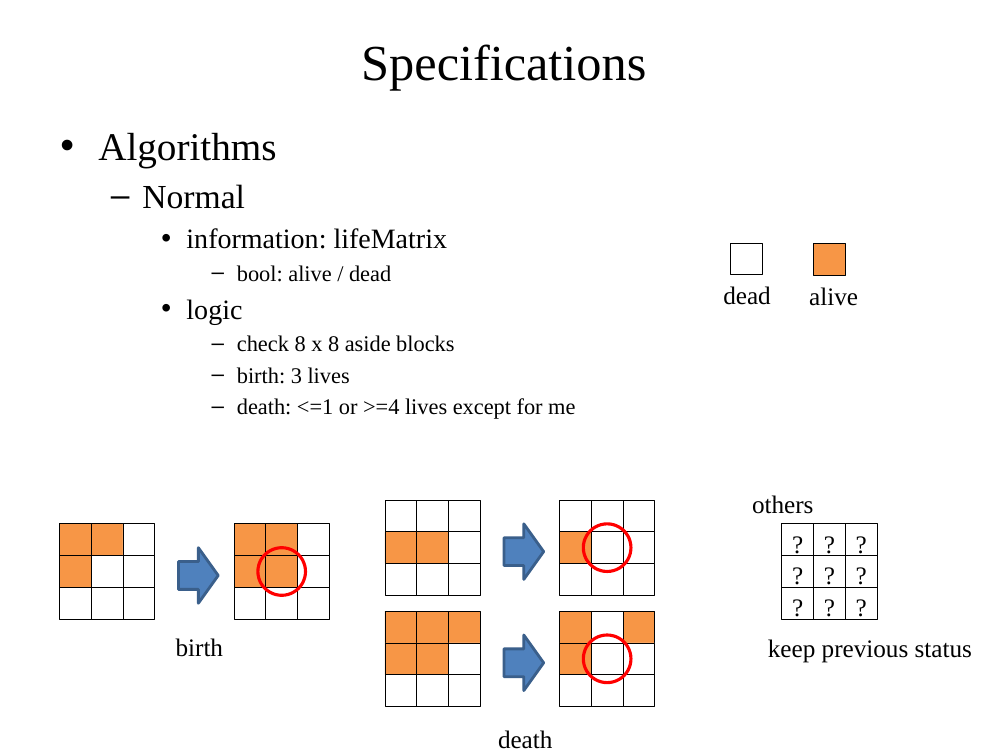
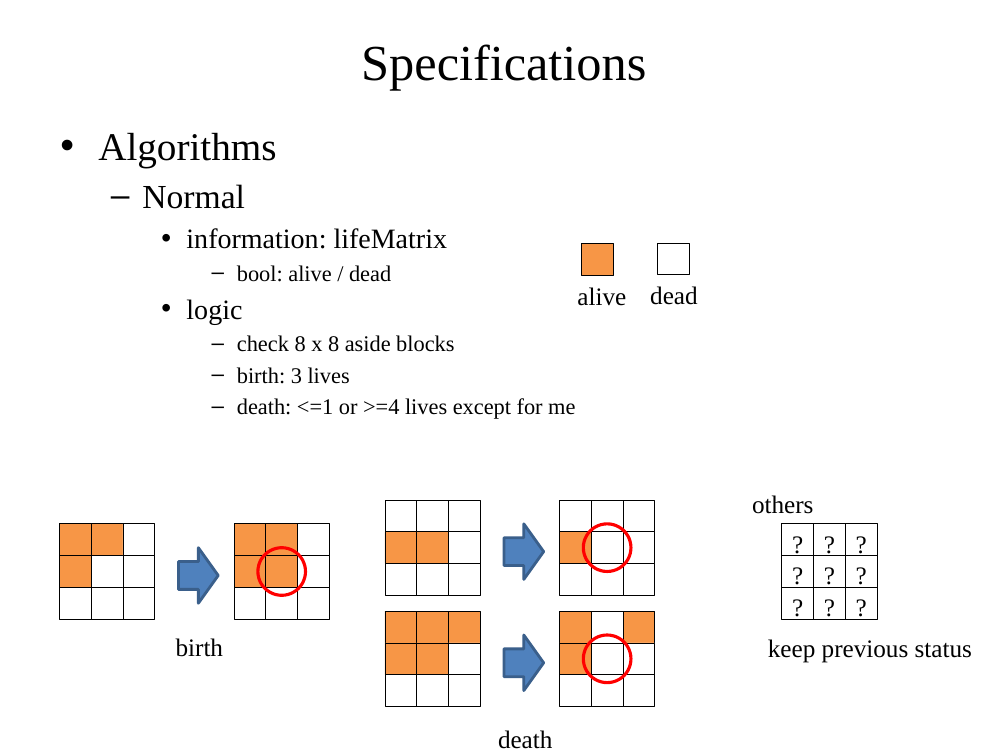
Before and after one commit to iwatake2222/LifeGame, a slide deck: slide 4 of LifeGameDesignDocument.pptx. Drawn at 1008x756 pixels with LibreOffice and Linux fonts; fonts in the diff are those of the drawing. Boxes give left, top, right and bottom in pixels: in the first picture for what was removed or moved away, otherwise in the second. Text is boxed around its words. In the diff, an @@ line names an element or a change of style, - is before the commit and + after.

```diff
--- a/LifeGameDesignDocument.pptx
+++ b/LifeGameDesignDocument.pptx
@@ rectangle: place and size @@
-rectangle at [813, 244, 845, 275]
+rectangle at [582, 244, 613, 275]
@@ rectangle: place and size @@
-rectangle at [731, 243, 762, 274]
+rectangle at [657, 243, 688, 274]
@@ text "alive": place and size @@
-text "alive" at [809, 287, 858, 306]
+text "alive" at [577, 287, 626, 306]
@@ text "dead": place and size @@
-text "dead" at [723, 286, 771, 305]
+text "dead" at [650, 286, 698, 305]
```
Also in this commit, not shown: 3 other slides changed, 1 other file.
